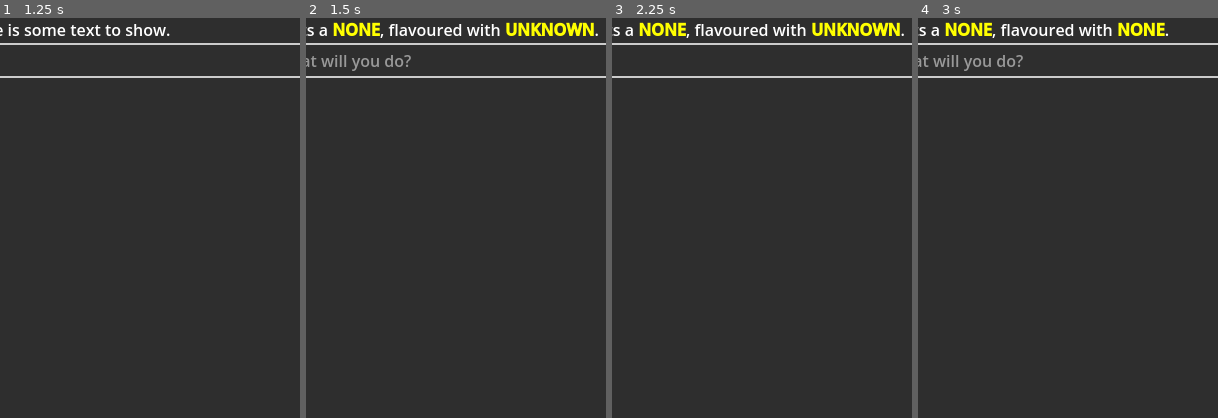
Above: before the commit, frames 1-4 (left to right).
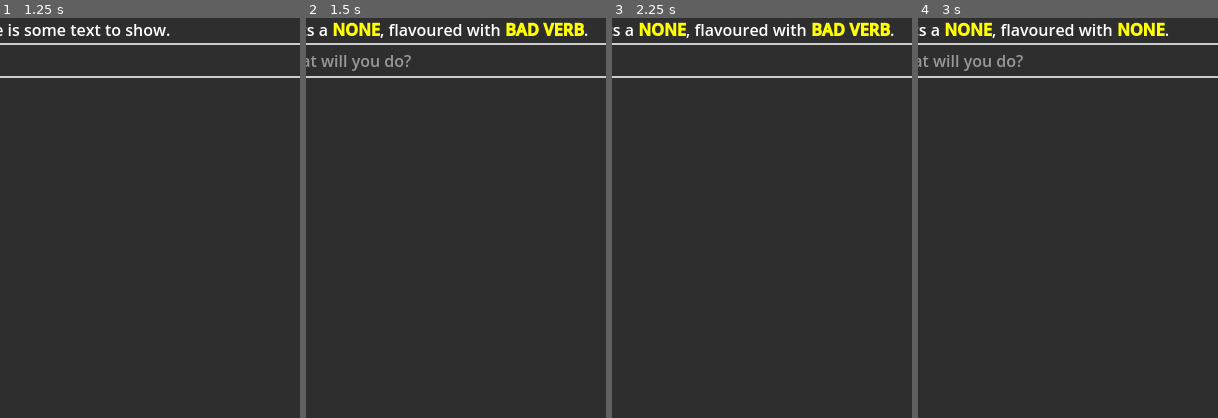
Above: after the commit, the same moments.

Repository: SashaMkrv/godot-4.2.1-text-adventure
Game: Godot game, scene res://Scenes/TextEnterTest.tscn
Same seed, same stepped clock (60 frames per second), same inputs: the game is played once before the commit and once after it. This scene is started directly instead of the project's main scene.
Inputs (mouse positions are % of the whole screen's width and height, from its top left):
- Up to frame 1 (1.25 s): click (50, 5) at 0.52 s; type "12" at 0.6 s
- Up to frame 2 (1.5 s): tap Enter at 1.25 s
- Up to frame 3 (2.25 s): tap Space at 2 s
- Up to frame 4 (3 s): tap Enter at 2.75 s
The pictures show only the part of the screen within x 6-56%, y 0-50%; the shares and areas given below are measured in that part.

Frame 1 is identical in both runs. In frame 2, 0.7% of the frame differs, in the area x 66-98%, y 1-5%; in frame 3, 0.7%; in frame 4, nothing differs.

Commit message:
parse out keywords and verbs from input
first word must be a verb, keywords then  matched via massive honking regexp. please leave your suppositions, hopes, and prespositions at the door.

Diff:
--- a/Scripts/TextHandlers/TokenizeInput.gd
+++ b/Scripts/TextHandlers/TokenizeInput.gd
@@ -1,13 +1,25 @@
 class_name TokenizeInput
 extends Node
 
+var keywordRegexpr: RegEx
+const verbs := [&"GO", &"EAT", &"LOOK"]
+
+func _ready() -> void:
+	const keywordsExploded := "TASTY TREATS|TREATS|YOUTH|NORTH|EAST|WEST|SOUTH|DOOR|WINDOW|CREDIT CARD|DIME|KEYS|GUM|AROUND"
+	var keywordCheckRegexprString := "(?:(?:\\b(?:%s)\\b))" % keywordsExploded
+
+	print_debug(keywordCheckRegexprString)
+	keywordRegexpr = RegEx.new()
+	var _ok := keywordRegexpr.compile(keywordCheckRegexprString)
+
 func tokenizeText(text: String) -> PlayerAction:
-	text = text.strip_edges()
+	text = text.strip_edges().to_upper()
 	if text.length() == 0:
 		return NoneAction.new(&"NONE")
-	if text.length() == 1:
+	elif text.length() == 1:
 		return shortcuts(text)
-	return NoneAction.new(&"UNKNOWN")
+	else:
+		return parseVerbAndNoun(text)
 
 func shortcuts(text: String) -> PlayerAction:
 	#whatever, pretend i bothered changing things over to chars.
@@ -21,7 +33,40 @@
 		"W":
 			return GoAction.new(&"WEST")
 		"L":
-			# TODO replace with Look action
 			return LookAction.new(&"AROUND")
 		_:
 			return NoneAction.new(&"INVALID")
+
+func parseVerbAndNoun(text: String) -> PlayerAction:
+	var splitText := text.split(" ", false, 1)
+	var firstWord: String = splitText[0]
+	var namedFirstWord := StringName(firstWord)
+	if namedFirstWord not in verbs:
+		print_debug("I don't know how to %s" % namedFirstWord)
+		return NoneAction.new(&"BAD VERB")
+
+	if splitText.size() == 1:
+		return makeActionFromVerb(namedFirstWord)
+
+	return makeActionFromVerbAndSpecifier(namedFirstWord, splitText[1])
+
+
+func makeActionFromVerb(verb: StringName) -> PlayerAction:
+	return ActionFactory.new()\
+	.setVerb(verb)\
+	.constructAction()
+
+
+func makeActionFromVerbAndSpecifier(verb: StringName, unparsedText: String) -> PlayerAction:
+	var match := keywordRegexpr.search(unparsedText)
+	if match == null:
+		print_debug("Not sure how to %s a '%s'" % [verb, unparsedText])
+		return NoneAction.new(&"UNKNOWN NOUN")
+	var foundKeyword := match.get_string()
+
+	var namedKeyword := StringName(foundKeyword)
+
+	return ActionFactory.new()\
+	.setVerb(verb)\
+	.setSpecifier(namedKeyword)\
+	.constructAction()
--- a/Scripts/TopLevel/GameCoordinator.gd
+++ b/Scripts/TopLevel/GameCoordinator.gd
@@ -14,6 +14,9 @@
     if action is LookAction:
         var looking := action as LookAction
         textUpdate("We will [LOOK] at all the various pleasure of [%s]." % looking.specifier)
+    if action is EatAction:
+        var eating := action as EatAction
+        textUpdate("You [EAT] the mighty snack that is the [%s]." % eating.specifier)
 
 
 func textUpdate(description: String) -> void:
